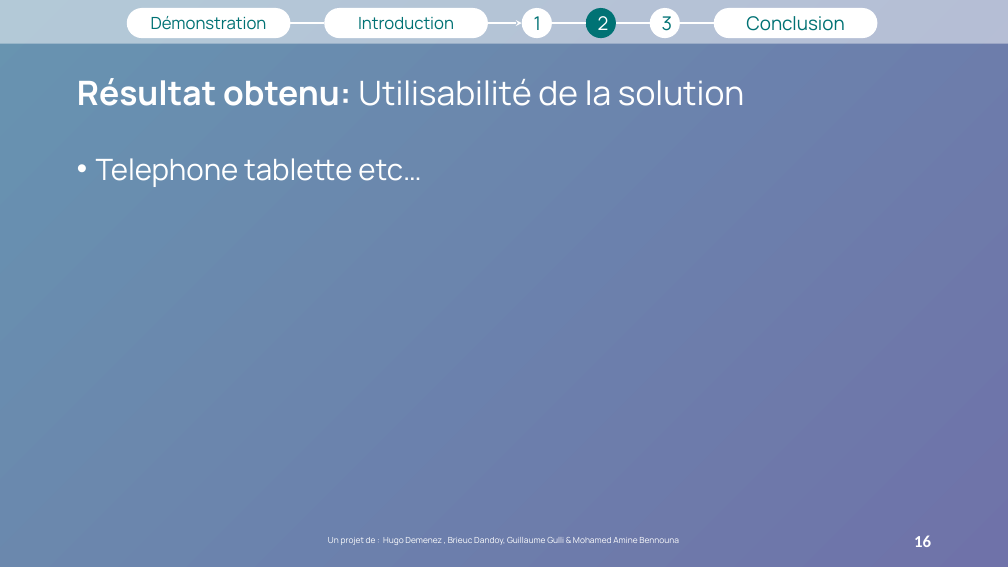
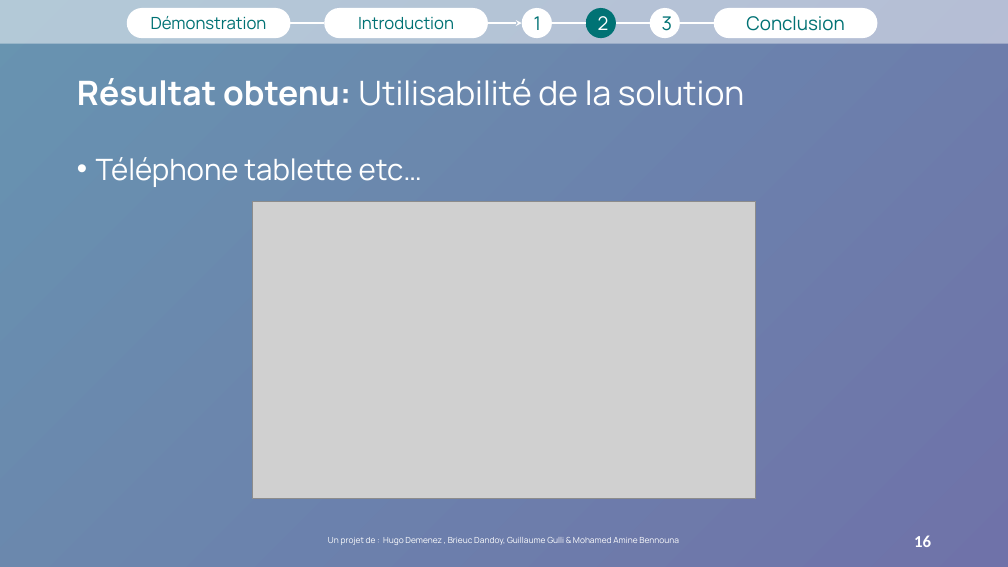
Before and after one commit to hugodemenez/isen-student-portal, a slide deck: slide 16 of presentation/Présentation1.pptx. Drawn at 1008x567 pixels with LibreOffice and Linux fonts; fonts in the diff are those of the drawing; grey boxes stand for pictures; background and template pictures are left out. Boxes give left, top, right and bottom in pixels: in the first picture for what was removed or moved away, otherwise in the second. Text is boxed around its words. In the diff, an @@ line names an element or a change of style, - is before the commit and + after.

```diff
--- a/presentation/Présentation1.pptx
+++ b/presentation/Présentation1.pptx
@@ text at bbox=[96, 157, 422, 187]: text changed @@
-• Telephone tablette etc…
+• Téléphone tablette etc…
@@ picture added at bbox=[252, 201, 755, 499] @@
```
Also in this commit, not shown: 11 other slides changed, 1 slide added, 10 other files.
